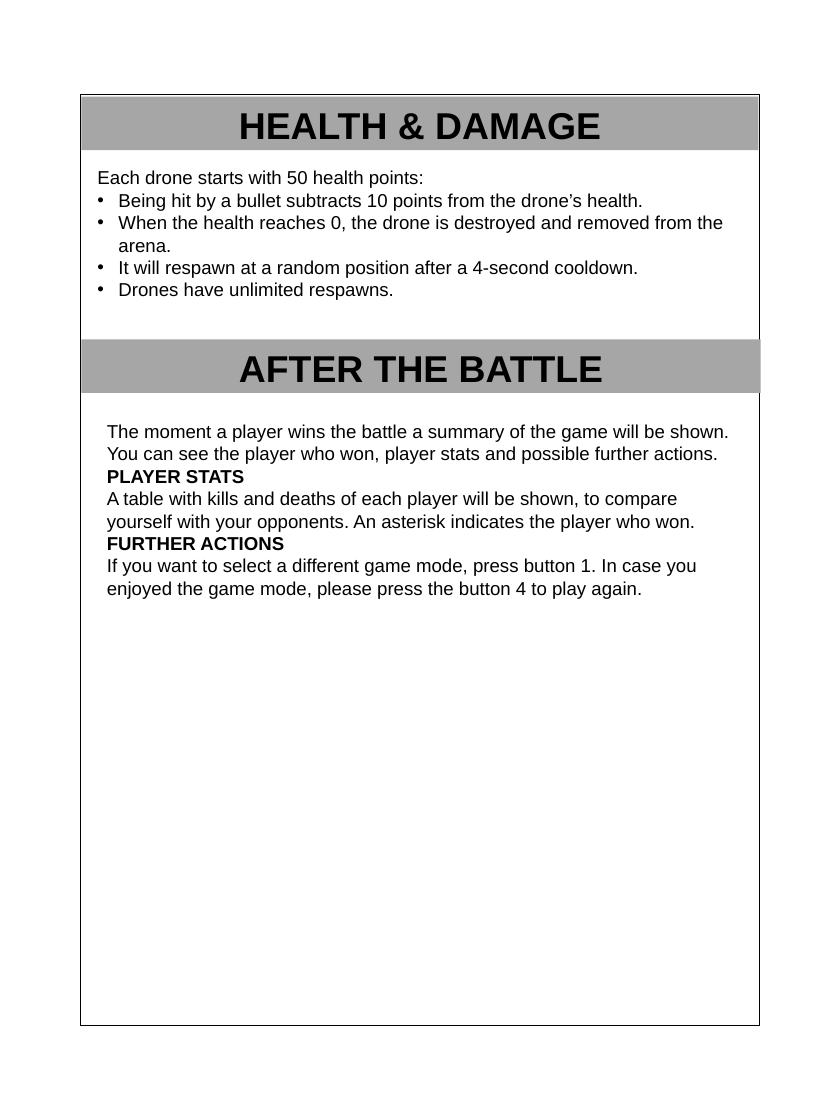
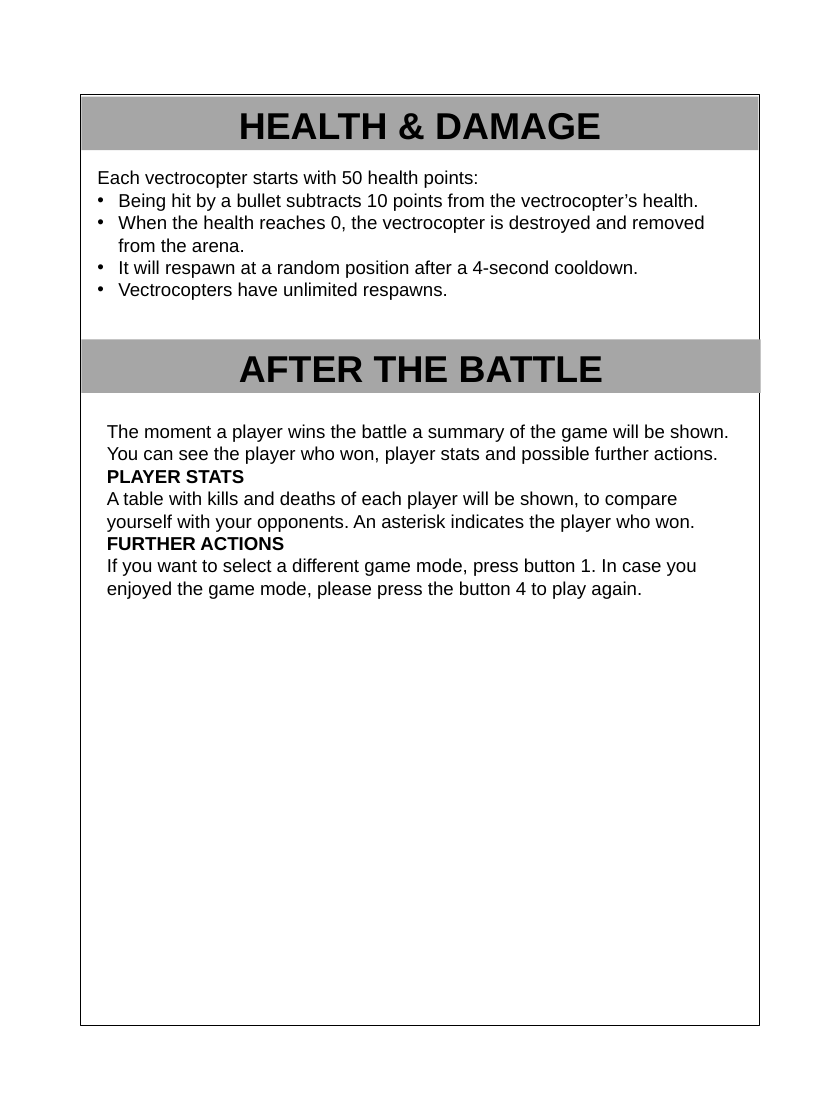
Before and after one commit to atonella/Battle_Drones, a slide deck: slide 5 of manual/manual_template.pptx. Drawn at 840x1120 pixels with LibreOffice and Linux fonts; fonts in the diff are those of the drawing. Boxes give left, top, right and bottom in pixels: in the first picture for what was removed or moved away, otherwise in the second. Text is boxed around its words. In the diff, an @@ line names an element or a change of style, - is before the commit and + after.

```diff
--- a/manual/manual_template.pptx
+++ b/manual/manual_template.pptx
@@ text at (x1=97, y1=170, x2=705, y2=253): text changed @@
-Each drone starts with 50 health points:
-• Being hit by a bullet subtracts 10 points from the drone’s health.
-• When the health reaches 0, the drone is destroyed and removed from the arena.
+Each vectrocopter starts with 50 health points:
+• Being hit by a bullet subtracts 10 points from the vectrocopter’s health.
+• When the health reaches 0, the vectrocopter is destroyed and removed from the arena.
@@ text at (x1=118, y1=282, x2=448, y2=300): text changed @@
-• Drones have unlimited respawns.
+• Vectrocopters have unlimited respawns.
```
Also in this commit, not shown: 2 other slides changed, 1 slide added, 1 slide removed, 14 other files.
